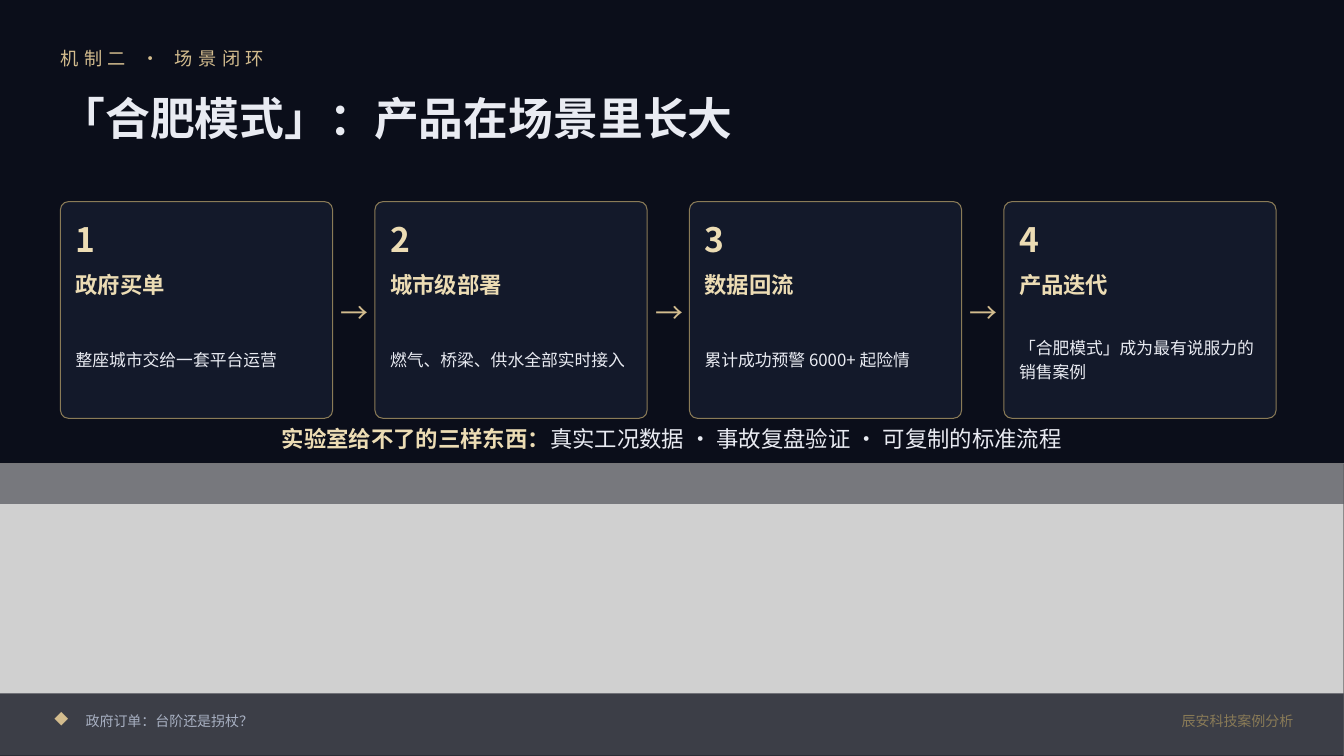
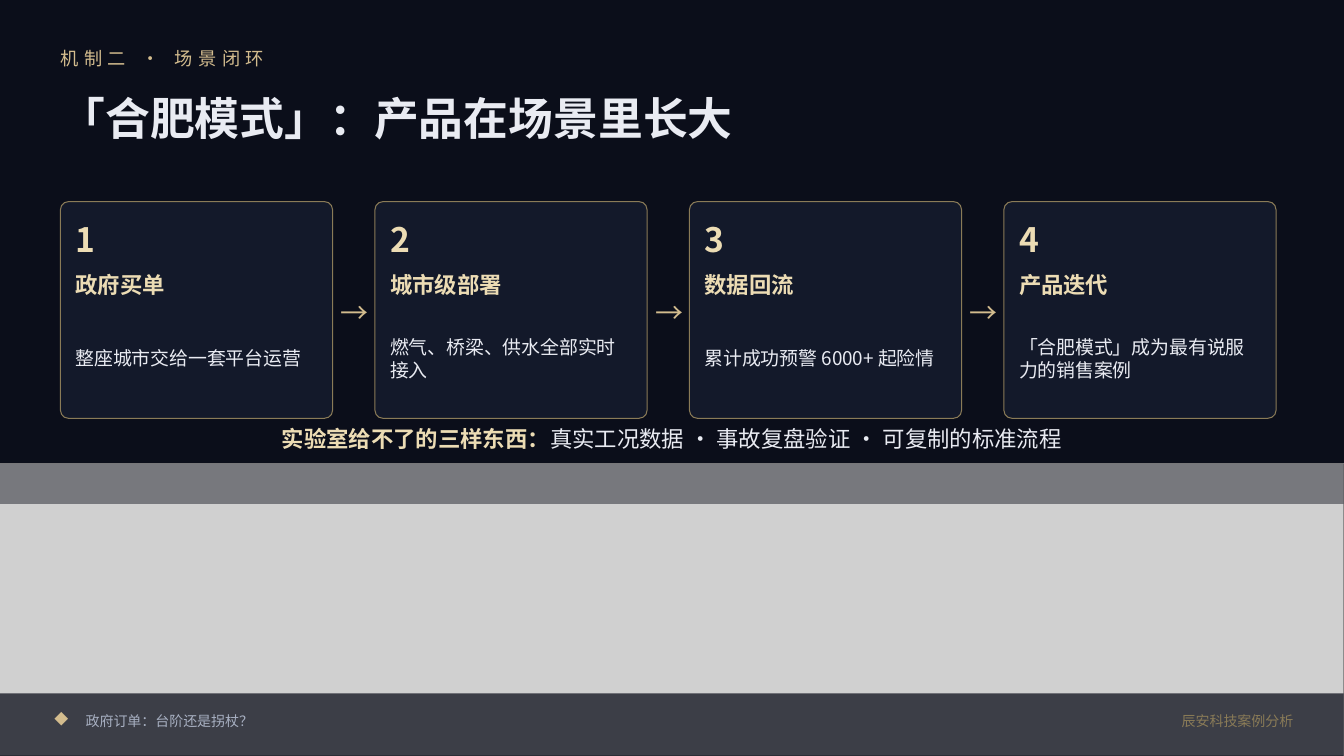
Before and after one commit to sdh0219/susu-tools, a slide deck: slide 6 of web/assets/files/小组案例分析报告-辰安科技.pptx. Drawn at 1344x756 pixels with LibreOffice and Linux fonts; fonts in the diff are those of the drawing; grey boxes stand for pictures. Boxes give left, top, right and bottom in pixels: in the first picture for what was removed or moved away, otherwise in the second. Text is boxed around its words. In the diff, an @@ line names an element or a change of style, - is before the commit and + after.

Commit message:
fix(case): projection-safe minimum font sizes in deck
- S3 timeline captions and S6 loop-card bodies raised 12 -> 13.5pt
  (python-pptx on the shipped deck, layout untouched); slides viewer
  jpgs and the download copy regenerated from the fixed deck

```diff
--- a/web/assets/files/小组案例分析报告-辰安科技.pptx
+++ b/web/assets/files/小组案例分析报告-辰安科技.pptx
@@ size 12 to 13.5 pt in 4 elements at (76, 349, 302, 367), (390, 338, 616, 379), (705, 349, 934, 367), (1019, 338, 1245, 379) @@
```
Also in this commit, not shown: 1 other slide changed, 9 other files.
